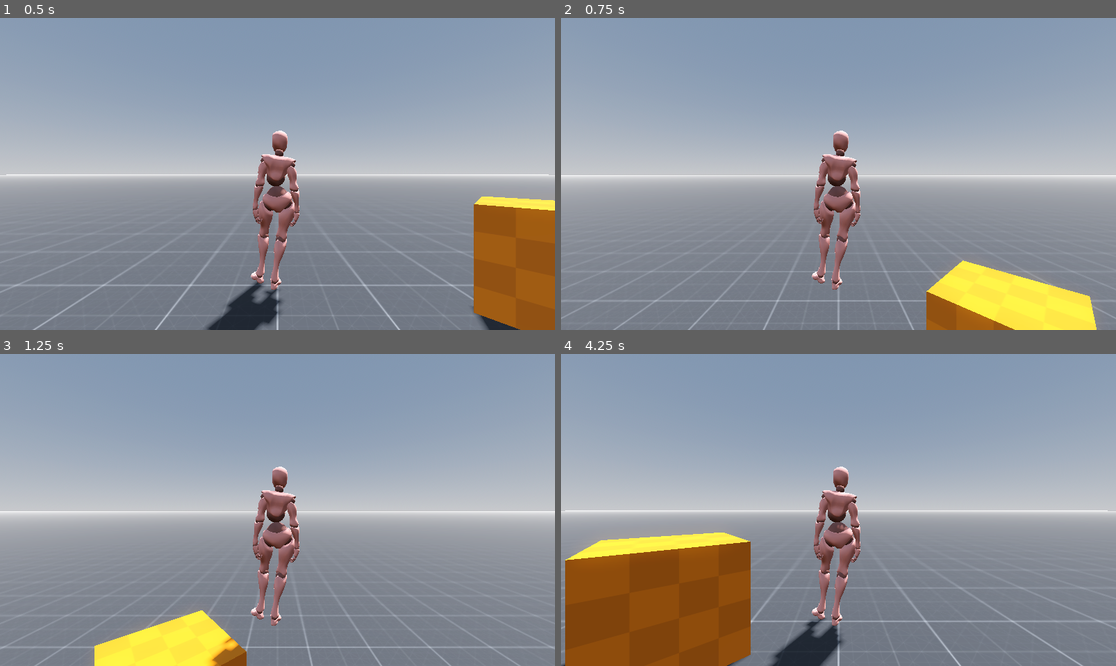
Above: before the commit, frames 1-4 (two rows, left to right).
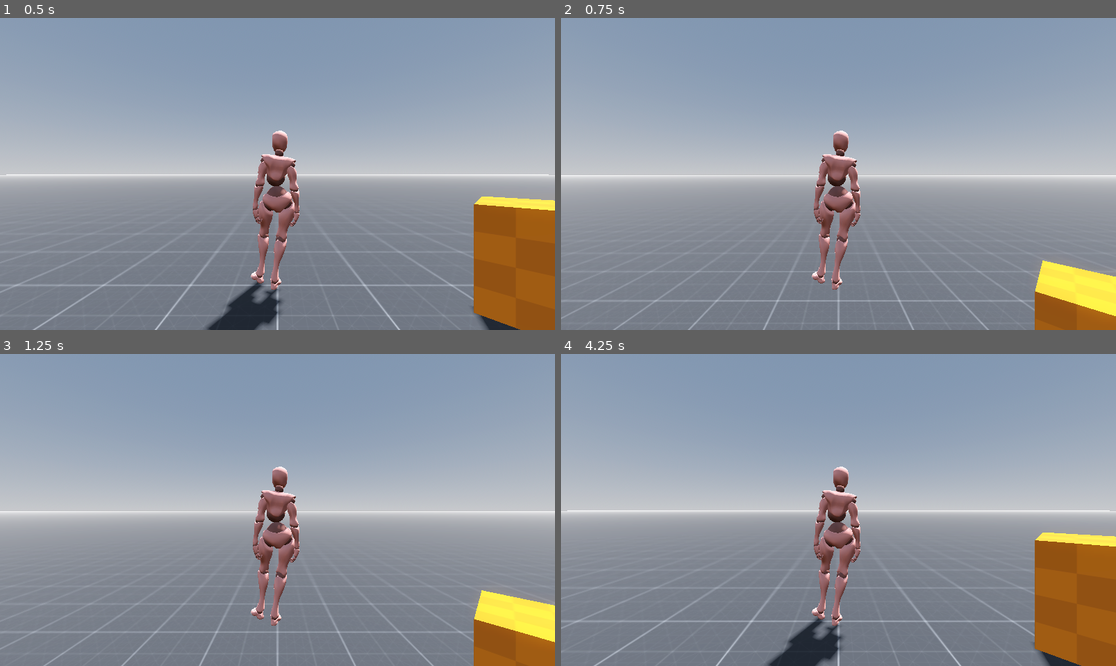
Above: after the commit, the same moments.

Repository: Creative-Media-Technology/Godot-Third-Person-Controller
Game: Godot game, scene res://Scenes/main.tscn
The game is run twice, just before and just after one commit, with the same random seed, the same clock (stepped at 60 frames per second) and the same inputs.
Inputs (mouse positions are in pixels of both pictures, inside the frame that each line leads up to):
- Up to frame 1 (0.5 s): no input
- Up to frame 2 (0.75 s): tap Enter (ui_accept) at 0.5 s; move the mouse to (960, 158) at 0.52 s; hold Right (ui_right) from 0.53 s (still down)
- Up to frame 3 (1.25 s): keep holding Right (ui_right); tap Enter (ui_accept) at 0.77 s
- Up to frame 4 (4.25 s): move the mouse to (727, 525) at 1.27 s; release Right (ui_right) at 1.28 s; hold Down (ui_down) 1.28-2.03 s; tap Enter (ui_accept) at 1.52, 3.02, 3.77 s; move the mouse to (894, 441) at 2.02 s; hold Right (ui_right) 2.03-2.78 s; move the mouse to (810, 572) at 2.77 s; hold Up (ui_up) 2.78-3.53 s; move the mouse to (1005, 556) at 3.52 s; hold Left (ui_left) from 3.53 s (still down)

Frame 1 is identical in both runs. In frame 2, 6.1% of the frame differs, in the area x 46-100%, y 43-100%; in frame 3, 7.3%; in frame 4, 20%, in the area x 0-100%, y 42-100%.

Commit message:
Updated Mouselook and player Input Actions to WASD

Diff:
--- a/Scenes/main.tscn
+++ b/Scenes/main.tscn
@@ -74,3 +74,5 @@
 
 [node name="player" parent="." instance=ExtResource("5_wkjce")]
 transform = Transform3D(1, 0, 0, 0, 1, 0, 0, 0, 1, 0, 0.205544, 0)
+sens_horizontal = 0.3
+sens_vertical = 0.3
--- a/Scripts/player.gd
+++ b/Scripts/player.gd
@@ -1,11 +1,26 @@
 extends CharacterBody3D
 
+@onready var camera_mount  = $camera_mount
 
 const SPEED = 5.0
 const JUMP_VELOCITY = 4.5
 
+@export var sens_horizontal = 0.5
+@export var sens_vertical = 0.5
+
 # Get the gravity from the project settings to be synced with RigidBody nodes.
 var gravity: float = ProjectSettings.get_setting("physics/3d/default_gravity")
+
+func _ready():
+	Input.mouse_mode = Input.MOUSE_MODE_CAPTURED  #puts mouse outside the screen
+
+func input(event):
+	if event is InputEventMouseMotion:
+		print("Mouse Motion: ", event.relative)
+		rotate_y(deg_to_rad(-event.relative.x * sens_horizontal))
+		camera_mount.rotate_x(deg_to_rad(-event.relative.y * sens_vertical))
+
+
 
 
 func _physics_process(delta: float) -> void:
@@ -19,7 +34,7 @@
 
 	# Get the input direction and handle the movement/deceleration.
 	# As good practice, you should replace UI actions with custom gameplay actions.
-	var input_dir := Input.get_vector("ui_left", "ui_right", "ui_up", "ui_down")
+	var input_dir := Input.get_vector("left", "right", "forward", "backward")
 	var direction := (transform.basis * Vector3(input_dir.x, 0, input_dir.y)).normalized()
 	if direction:
 		velocity.x = direction.x * SPEED
--- a/project.godot
+++ b/project.godot
@@ -14,3 +14,26 @@
 run/main_scene="res://Scenes/main.tscn"
 config/features=PackedStringArray("4.1", "Forward Plus")
 config/icon="res://icon.svg"
+
+[input]
+
+forward={
+"deadzone": 0.5,
+"events": [Object(InputEventKey,"resource_local_to_scene":false,"resource_name":"","device":-1,"window_id":0,"alt_pressed":false,"shift_pressed":false,"ctrl_pressed":false,"meta_pressed":false,"pressed":false,"keycode":0,"physical_keycode":87,"key_label":0,"unicode":119,"echo":false,"script":null)
+]
+}
+backward={
+"deadzone": 0.5,
+"events": [Object(InputEventKey,"resource_local_to_scene":false,"resource_name":"","device":-1,"window_id":0,"alt_pressed":false,"shift_pressed":false,"ctrl_pressed":false,"meta_pressed":false,"pressed":false,"keycode":0,"physical_keycode":83,"key_label":0,"unicode":115,"echo":false,"script":null)
+]
+}
+left={
+"deadzone": 0.5,
+"events": [Object(InputEventKey,"resource_local_to_scene":false,"resource_name":"","device":-1,"window_id":0,"alt_pressed":false,"shift_pressed":false,"ctrl_pressed":false,"meta_pressed":false,"pressed":false,"keycode":0,"physical_keycode":65,"key_label":0,"unicode":97,"echo":false,"script":null)
+]
+}
+right={
+"deadzone": 0.5,
+"events": [Object(InputEventKey,"resource_local_to_scene":false,"resource_name":"","device":-1,"window_id":0,"alt_pressed":false,"shift_pressed":false,"ctrl_pressed":false,"meta_pressed":false,"pressed":false,"keycode":0,"physical_keycode":68,"key_label":0,"unicode":100,"echo":false,"script":null)
+]
+}
